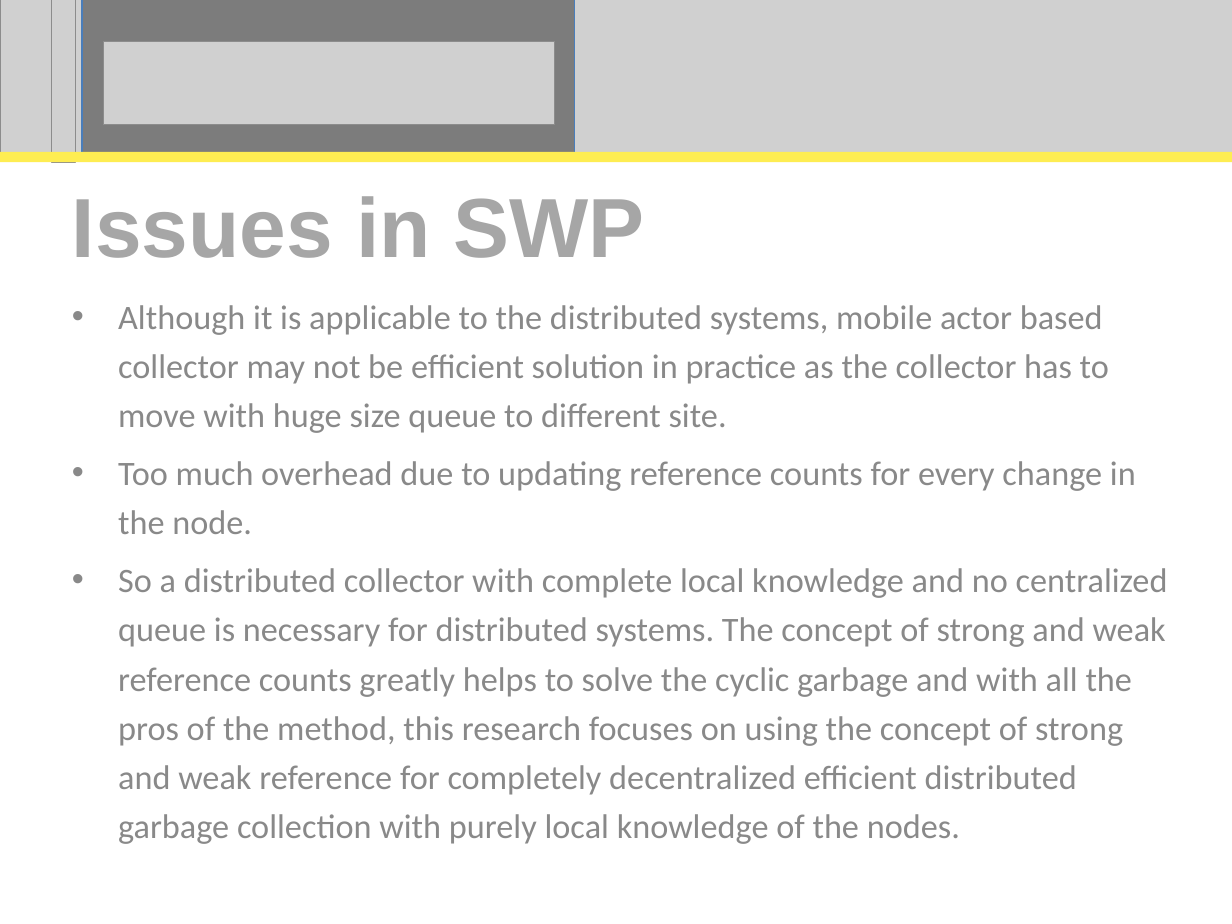
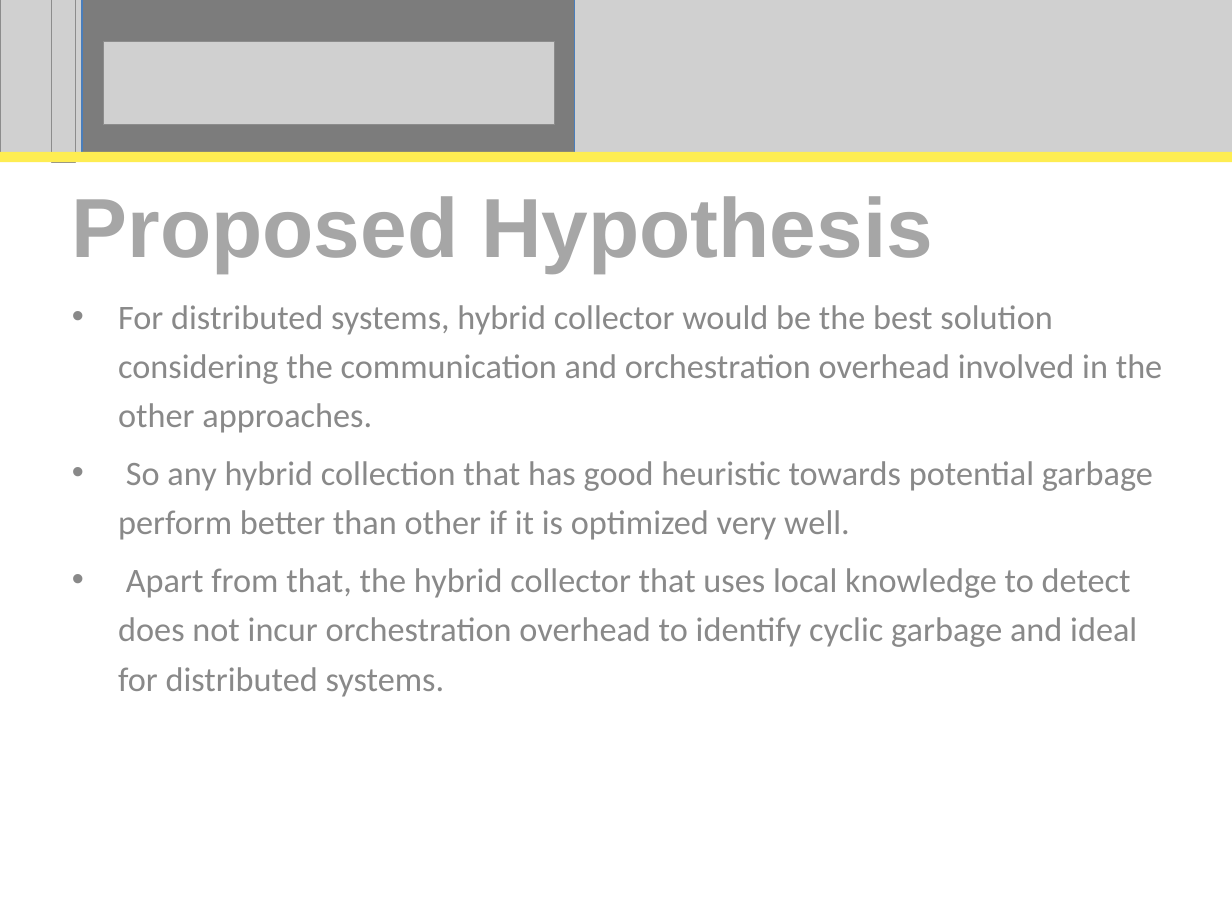
Before and after one commit to perpetualcoder/thesis, a slide deck: slide 26 of thesis-writing/thesisppt/Proposal.ppt (slide 45 before the commit). Drawn at 1232x924 pixels with LibreOffice and Linux fonts; fonts in the diff are those of the drawing; grey boxes stand for pictures. Boxes give left, top, right and bottom in pixels: in the first picture for what was removed or moved away, otherwise in the second. Text is boxed around its words. In the diff, an @@ line names an element or a change of style, - is before the commit and + after.

Commit message:
ppt update
ppt updated!

```diff
--- a/thesis-writing/thesisppt/Proposal.ppt
+++ b/thesis-writing/thesisppt/Proposal.ppt
@@ title at (x1=72, y1=196, x2=933, y2=273): text changed @@
-Issues in SWP
+Proposed Hypothesis
@@ subtitle at (x1=118, y1=305, x2=1162, y2=697): text changed @@
-• Although it is applicable to the distributed systems, mobile actor based collector may not be efficient solution in practice as the collector has to move with huge size queue to different site.
-• Too much overhead due to updating reference counts for every change in the node.
-• So a distributed collector with complete local knowledge and no centralized queue is necessary for distributed systems. The concept of strong and weak reference counts greatly helps to solve the cyclic garbage and with all the pros of the method, this research focuses on using the concept of strong and weak reference for completely decentralized efficient distributed garbage collection with purely local knowledge of the nodes.
+• For distributed systems, hybrid collector would be the best solution considering the communication and orchestration overhead involved in the other approaches.
+• So any hybrid collection that has good heuristic towards potential garbage perform better than other if it is optimized very well.
+• Apart from that, the hybrid collector that uses local knowledge to detect does not incur orchestration overhead to identify cyclic garbage and ideal for distributed systems.
```
Also in this commit, not shown: 21 other slides changed, 3 slides added, 6 slides removed.
